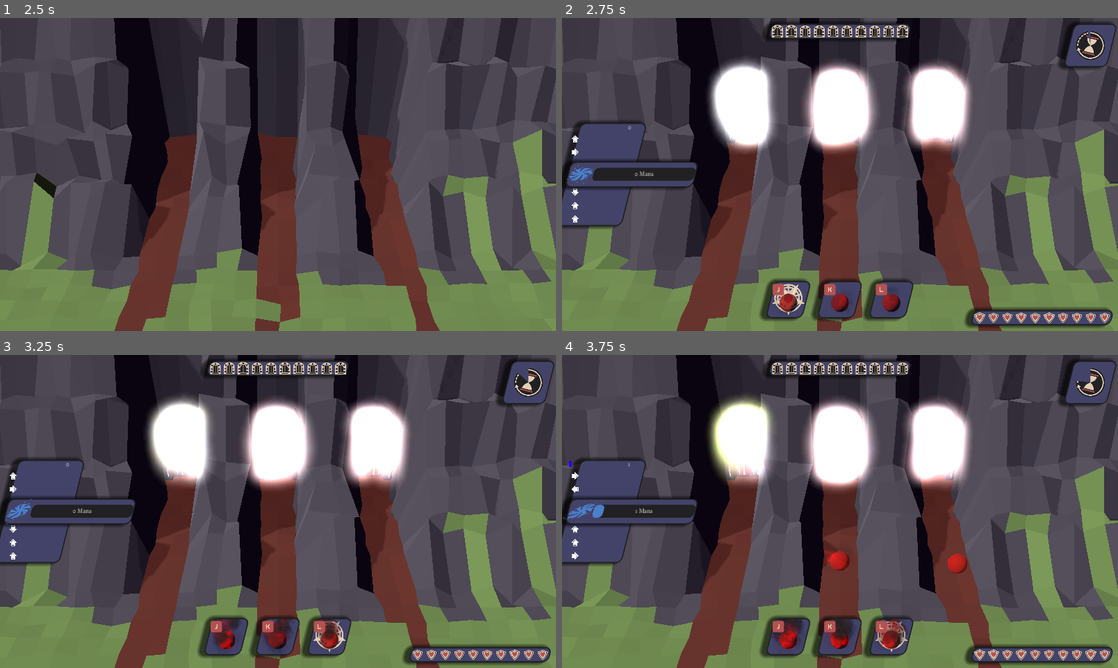
Above: before the commit, frames 1-4 (two rows, left to right).
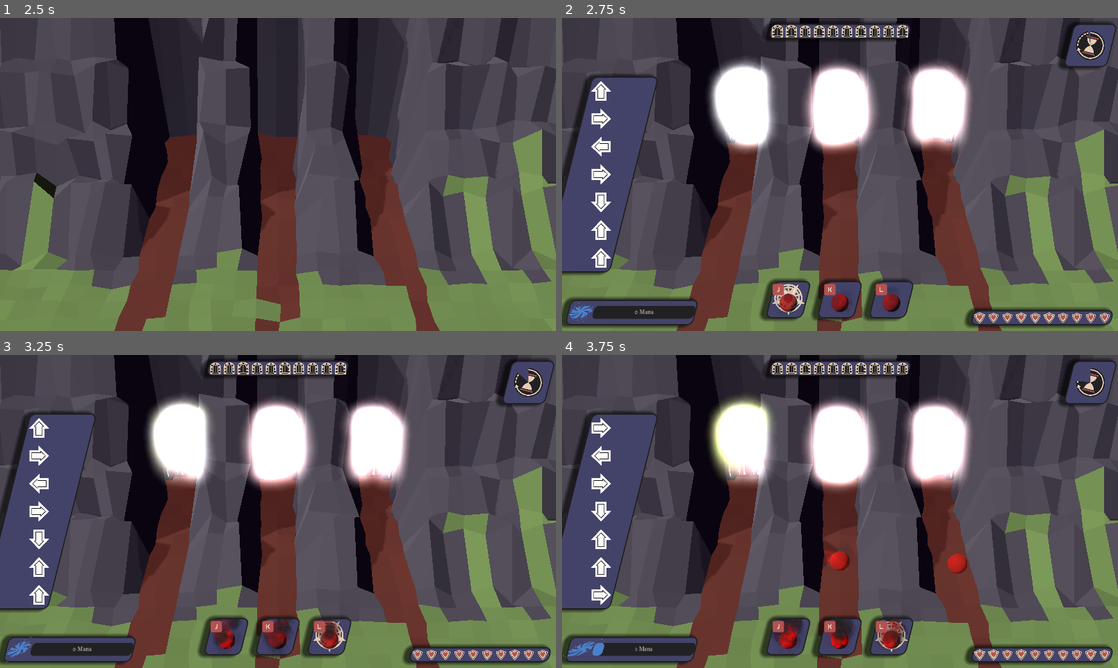
Above: after the commit, the same moments.

Repository: emmdie/3m5Jam2024_1
Game: Godot game, scene res://main.tscn
The game is run twice, just before and just after one commit, with the same random seed, the same clock (stepped at 60 frames per second) and the same inputs.
Inputs (mouse positions are in pixels of both pictures, inside the frame that each line leads up to):
- Up to frame 1 (2.5 s): click "Start" at 0.5 s; tap Enter at 1.25 s; move the mouse to (400, 158) at 1.27 s; hold D (minigame_Right) 1.28-2.03 s; hold J (select_0) 1.28-2.03 s; move the mouse to (166, 190) at 2.02 s; hold S (minigame_Down) from 2.03 s (still down); tap K (select_1) at 2.1 s
- Up to frame 2 (2.75 s): keep holding S (minigame_Down)
- Up to frame 3 (3.25 s): move the mouse to (333, 442) at 2.77 s; release S (minigame_Down) at 2.78 s; hold D (minigame_Right) from 2.78 s (still down); hold L (select_2) from 2.78 s (still down)
- Up to frame 4 (3.75 s): move the mouse to (812, 574) at 3.52 s; release D (minigame_Right) at 3.53 s; release L (select_2) at 3.53 s; hold W (minigame_Up) from 3.53 s (still down); tap Left (summon_lane_0) at 3.6 s

Frame 1 is identical in both runs. In frame 2, 6.6% of the frame differs, in the area x 0-25%, y 18-100%; in frame 3, 6.6%; in frame 4, 6.6%.

Commit message:
ui realignment for minigame

Diff:
--- a/Scenes/Minigame/Inputs/input.tscn
+++ b/Scenes/Minigame/Inputs/input.tscn
@@ -5,8 +5,9 @@
 [ext_resource type="Texture2D" uid="uid://v8nhk6e8r5ht" path="res://Assets/Textures/Ui/Minigame/up_arrow.png" id="3_im306"]
 
 [node name="Input" type="TextureRect"]
-custom_minimum_size = Vector2(30, 30)
+custom_minimum_size = Vector2(80, 80)
 scale = Vector2(0.25, 0.25)
+size_flags_horizontal = 4
 expand_mode = 1
 script = ExtResource("1_6f0wq")
 right_arrow = ExtResource("2_c6612")
--- a/Scenes/Minigame/Minigame.gd
+++ b/Scenes/Minigame/Minigame.gd
@@ -1,8 +1,6 @@
 extends CenterContainer
 
 @onready var input_sequence = load("res://Scenes/Minigame/input_sequence.tscn")
-@onready var ManaBar = $VBoxContainer/ManaContainer/ManaBar
-@onready var ManaValue = $VBoxContainer/ManaContainer/ManaValue
 @onready var game_state = get_node("/root/GameState")
 
 var max_displayed_input_sequences = 7
@@ -43,8 +41,6 @@
 func _set_mana(new_value):
 	if new_value <= game_state.rules.player_max_mana:
 		game_state.mana.value = new_value
-		ManaBar.value = new_value
-		ManaValue.text = str(new_value)
 
 func _add_input_prompt():
 	var new_input = input_sequence.instantiate()
--- a/Scenes/Minigame/input_sequence.tscn
+++ b/Scenes/Minigame/input_sequence.tscn
@@ -52,6 +52,7 @@
 grow_horizontal = 2
 grow_vertical = 2
 size_flags_horizontal = 4
+size_flags_vertical = 4
 theme = ExtResource("1_ygdfe")
 theme_override_constants/margin_left = 6
 theme_override_constants/margin_top = 6
@@ -61,4 +62,6 @@
 
 [node name="HBoxContainer" type="HBoxContainer" parent="."]
 layout_mode = 2
+size_flags_horizontal = 4
+size_flags_vertical = 4
 theme_override_constants/separation = 10
--- a/Scenes/Minigame/minigame.tscn
+++ b/Scenes/Minigame/minigame.tscn
@@ -1,7 +1,6 @@
-[gd_scene load_steps=4 format=3 uid="uid://bxebpofejftxv"]
+[gd_scene load_steps=3 format=3 uid="uid://bxebpofejftxv"]
 
 [ext_resource type="Script" path="res://Scenes/Minigame/Minigame.gd" id="1_gt3hp"]
-[ext_resource type="Texture2D" uid="uid://d0vvajj3lily2" path="res://Assets/Textures/Ui/Minigame/ManaBarProgress.png" id="2_dqqew"]
 [ext_resource type="Theme" uid="uid://d2lh3hpldd764" path="res://Assets/theme.tres" id="3_6v2kw"]
 
 [node name="Minigame" type="CenterContainer"]
@@ -14,17 +13,6 @@
 [node name="VBoxContainer" type="VBoxContainer" parent="."]
 layout_mode = 2
 
-[node name="ManaContainer" type="HBoxContainer" parent="VBoxContainer"]
-layout_mode = 2
-
-[node name="ManaBar" type="TextureProgressBar" parent="VBoxContainer/ManaContainer"]
-layout_mode = 2
-max_value = 20.0
-texture_progress = ExtResource("2_dqqew")
-
-[node name="ManaValue" type="Label" parent="VBoxContainer/ManaContainer"]
-layout_mode = 2
-
 [node name="InputList" type="VBoxContainer" parent="VBoxContainer"]
 custom_minimum_size = Vector2(200, 0)
 layout_mode = 2
--- a/Scenes/Ui/Ui.tscn
+++ b/Scenes/Ui/Ui.tscn
@@ -40,17 +40,6 @@
 grow_vertical = 2
 theme = ExtResource("1_s4h8k")
 
-[node name="MiniGame" type="PanelContainer" parent="MarginContainer"]
-layout_mode = 2
-size_flags_horizontal = 0
-size_flags_vertical = 4
-theme = ExtResource("1_s4h8k")
-
-[node name="Minigame" parent="MarginContainer/MiniGame" instance=ExtResource("4_3up0a")]
-layout_mode = 2
-size_flags_horizontal = 0
-size_flags_vertical = 4
-
 [node name="TimerPanel" type="PanelContainer" parent="MarginContainer"]
 custom_minimum_size = Vector2(150, 150)
 layout_mode = 2
@@ -91,10 +80,21 @@
 layout_mode = 2
 columns = 10
 
+[node name="MiniGame" type="PanelContainer" parent="MarginContainer"]
+layout_mode = 2
+size_flags_horizontal = 0
+size_flags_vertical = 4
+theme = ExtResource("1_s4h8k")
+
+[node name="Minigame" parent="MarginContainer/MiniGame" instance=ExtResource("4_3up0a")]
+layout_mode = 2
+size_flags_horizontal = 0
+size_flags_vertical = 4
+
 [node name="Manabar" type="PanelContainer" parent="MarginContainer"]
 layout_mode = 2
 size_flags_horizontal = 0
-size_flags_vertical = 4
+size_flags_vertical = 8
 script = ExtResource("14_8bmil")
 
 [node name="HBoxContainer" type="HBoxContainer" parent="MarginContainer/Manabar"]
